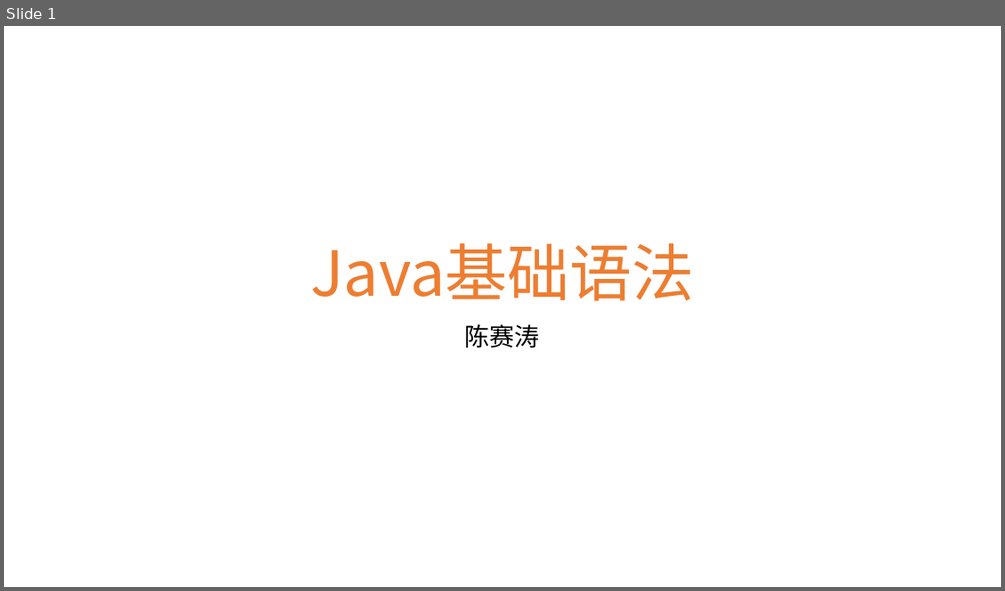
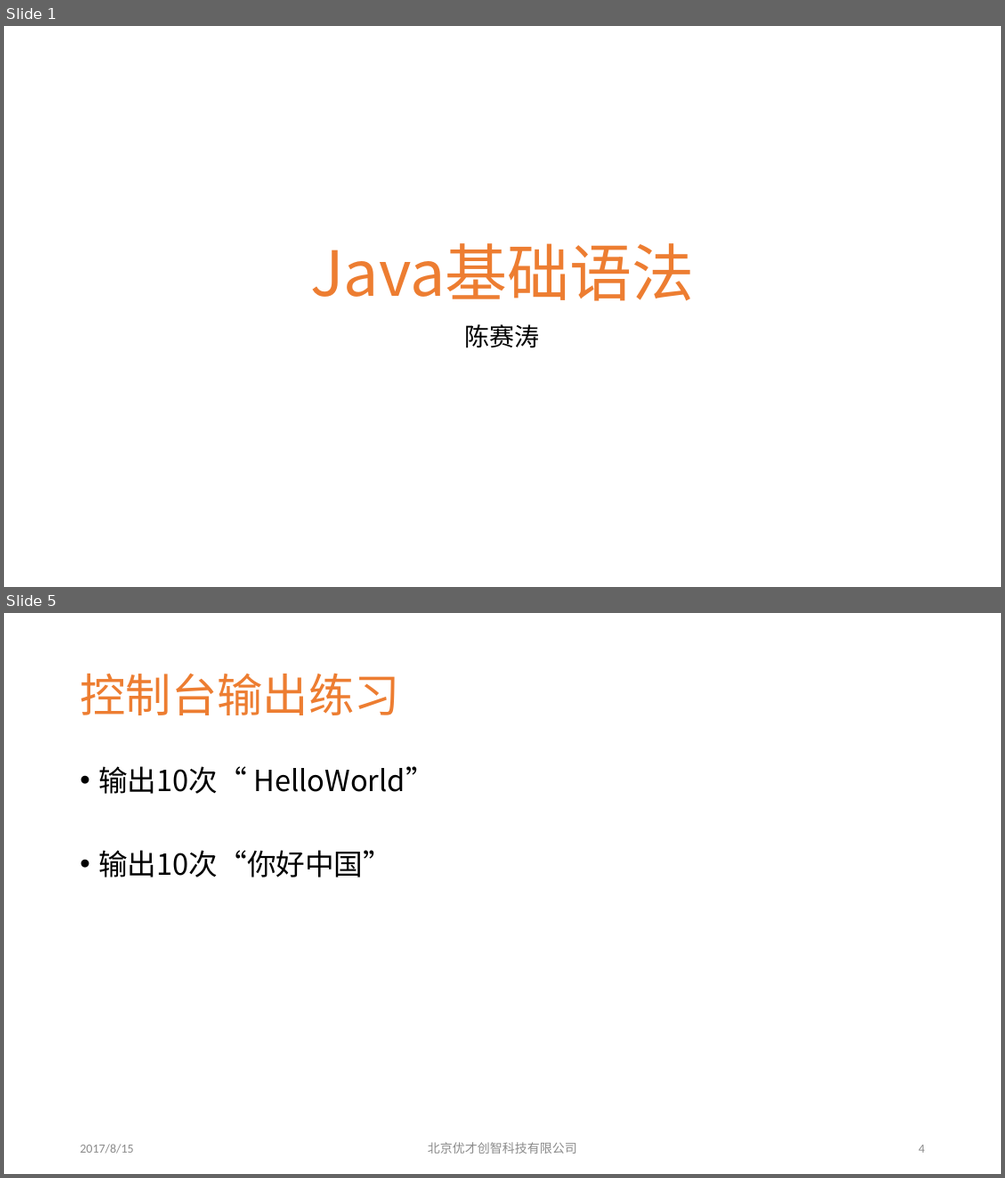
Before and after one commit to clawpo/doc, a slide deck: 第02章Java基础语法.pptx. Shown one above the other, each under a label of ours: slide 1 before the commit, slides 1 and 5 after it; the slides between them are not shown. The pictures are 1005x591 and 1005x1178 pixels, drawn with LibreOffice and Linux fonts; fonts in the diff are those of the drawing; background and template pictures are left out. Boxes give left, top, right and bottom in pixels: in the first picture for what was removed or moved away, otherwise in the second. Text is boxed around its words. In the diff, an @@ line names an element or a change of style, - is before the commit and + after.

```diff
--- a/第02章Java基础语法.pptx
+++ b/第02章Java基础语法.pptx
@@ slide 5 added at box(4, 613, 1001, 1174), background picture (left out) @@
@@ title added at box(80, 673, 399, 715), 44 pt, text #ED7D31 @@
+控制台输出练习
@@ text added at box(98, 766, 434, 877), 28 pt, text #000000 @@
+• 输出10次“ HelloWorld”
+• 输出10次“你好中国”
@@ text added at box(80, 1143, 133, 1153), 12 pt, text #8C8C8C @@
+2017/8/15
@@ text added at box(428, 1142, 577, 1153), 12 pt, text #8C8C8C @@
+北京优才创智科技有限公司
@@ page number added at box(918, 1144, 924, 1152), 12 pt, text #8C8C8C @@
+4
```
Also in this commit, not shown: 46 slides changed, 12 other slides added.
